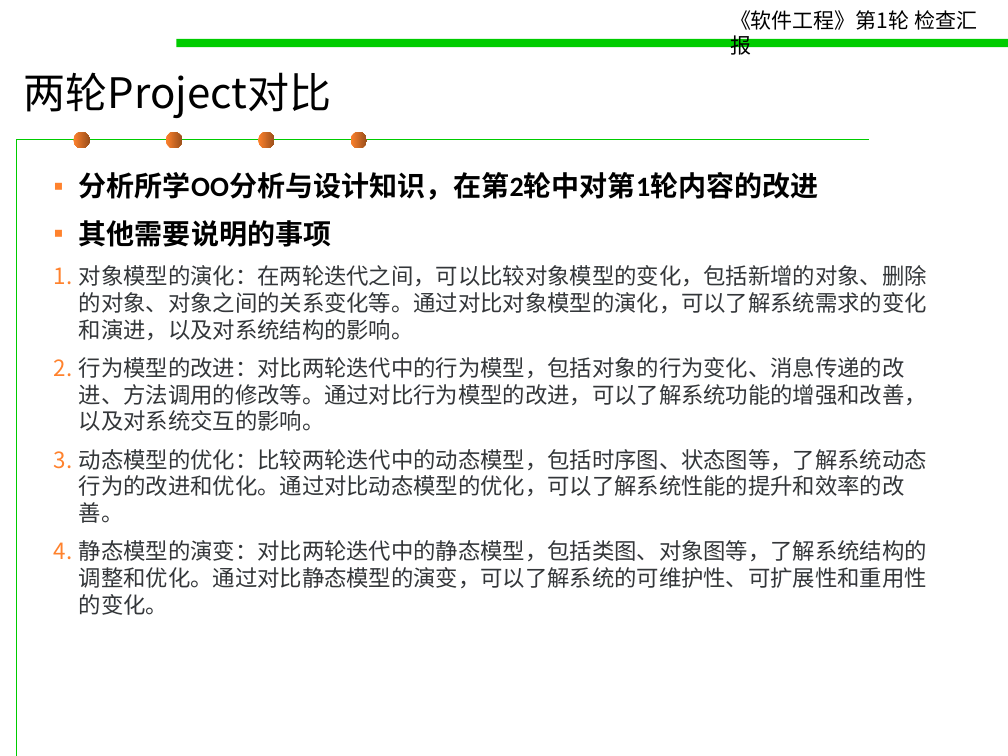
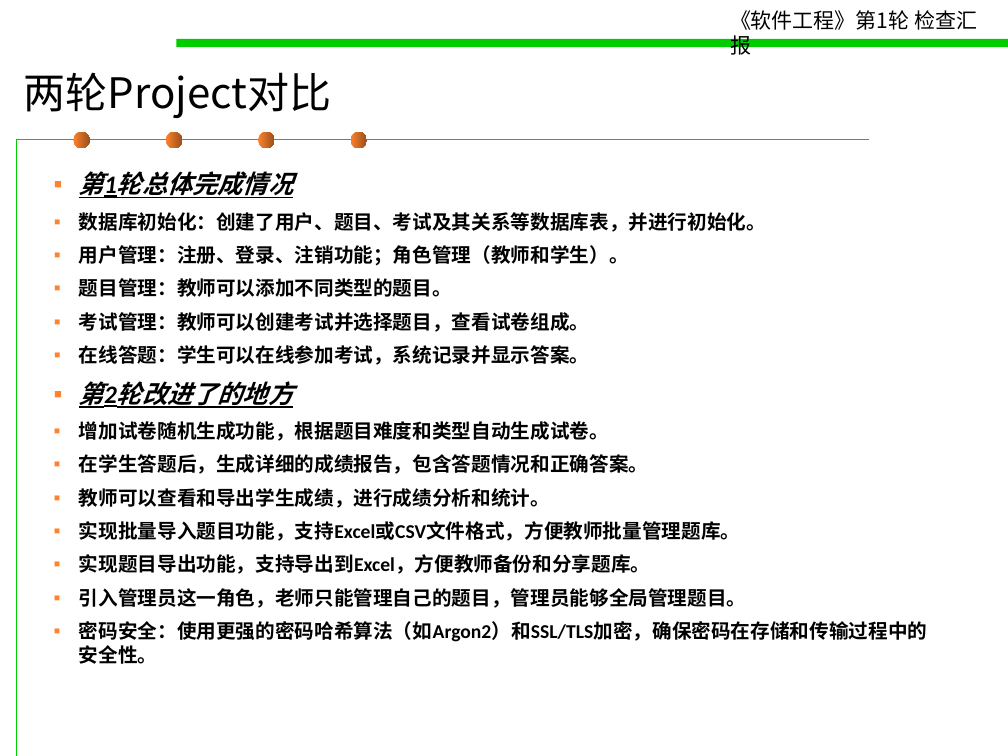
Before and after one commit to 15631390800/software_proj, a slide deck: slide 21 of Project 第2轮验收.pptx. Drawn at 1008x756 pixels with LibreOffice and Linux fonts; fonts in the diff are those of the drawing. Boxes give left, top, right and bottom in pixels: in the first picture for what was removed or moved away, otherwise in the second. Text is boxed around its words. In the diff, an @@ line names an element or a change of style, - is before the commit and + after.

```diff
--- a/Project 第2轮验收.pptx
+++ b/Project 第2轮验收.pptx
@@ text at bbox=[79, 171, 927, 664]: text changed; size 16 to 14 pt; font Lato to Calibri; text colour #333639 to #000000; bold on @@
-▪ 分析所学OO分析与设计知识，在第2轮中对第1轮内容的改进
-▪ 其他需要说明的事项
-1. 对象模型的演化：在两轮迭代之间，可以比较对象模型的变化，包括新增的对象、删除的对象、对象之间的关系变化等。通过对比对象模型的演化，可以了解系统需求的变化和演进，以及对系统结构的影响。
-2. 行为模型的改进：对比两轮迭代中的行为模型，包括对象的行为变化、消息传递的改进、方法调用的修改等。通过对比行为模型的改进，可以了解系统功能的增强和改善，以及对系统交互的影响。
-3. 动态模型的优化：比较两轮迭代中的动态模型，包括时序图、状态图等，了解系统动态行为的改进和优化。通过对比动态模型的优化，可以了解系统性能的提升和效率的改善。
-4. 静态模型的演变：对比两轮迭代中的静态模型，包括类图、对象图等，了解系统结构的调整和优化。通过对比静态模型的演变，可以了解系统的可维护性、可扩展性和重用性的变化。
+▪ 第1轮总体完成情况
+▪ 数据库初始化：创建了用户、题目、考试及其关系等数据库表，并进行初始化。
+▪ 用户管理：注册、登录、注销功能；角色管理（教师和学生）。
+▪ 题目管理：教师可以添加不同类型的题目。
+▪ 考试管理：教师可以创建考试并选择题目，查看试卷组成。
+▪ 在线答题：学生可以在线参加考试，系统记录并显示答案。
+▪ 第2轮改进了的地方
+▪ 增加试卷随机生成功能，根据题目难度和类型自动生成试卷。
+▪ 在学生答题后，生成详细的成绩报告，包含答题情况和正确答案。
+▪ 教师可以查看和导出学生成绩，进行成绩分析和统计。
+▪ 实现批量导入题目功能，支持Excel或CSV文件格式，方便教师批量管理题库。
+▪ 实现题目导出功能，支持导出到Excel，方便教师备份和分享题库。
+▪ 引入管理员这一角色，老师只能管理自己的题目，管理员能够全局管理题目。
+▪ 密码安全：使用更强的密码哈希算法（如Argon2）和SSL/TLS加密，确保密码在存储和传输过程中的安全性。
```
Also in this commit, not shown: 5 other slides changed, 1 slide added, 1 slide removed, 6 other files.
